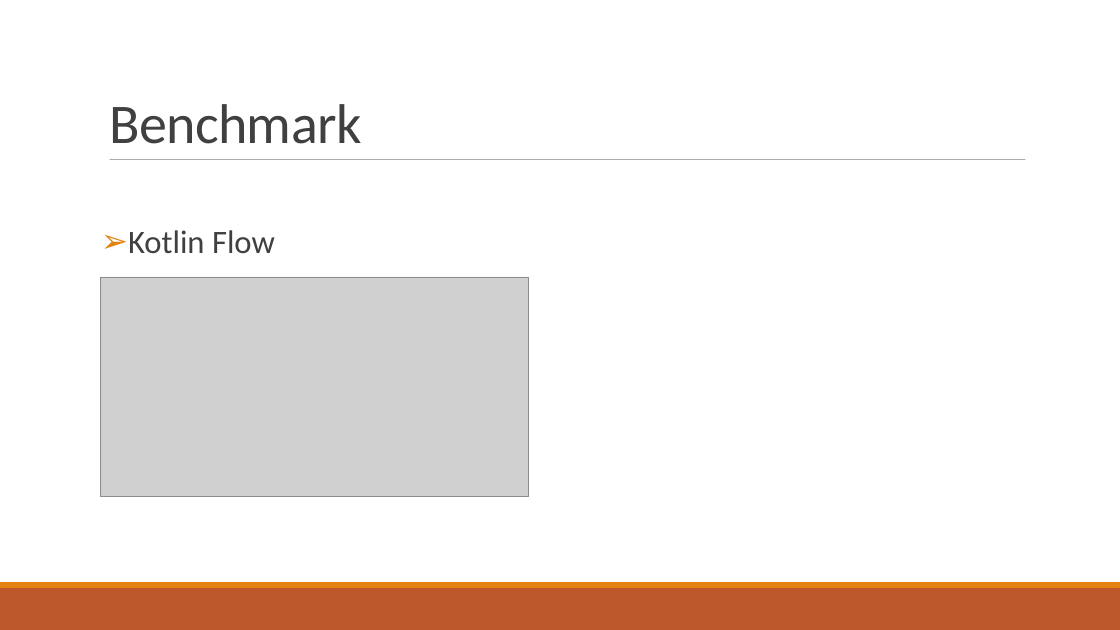
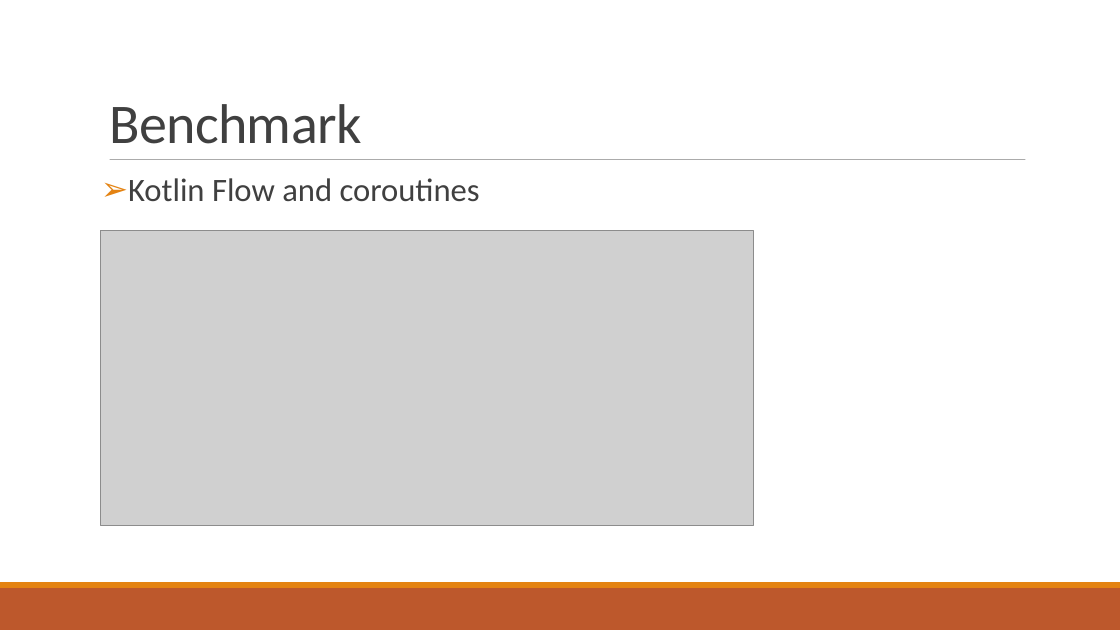
Before and after one commit to isel-sw-projects/2021-asyncio-pipelines, a slide deck: slide 9 of From asynchronous IO to reactive stream pipelines.ppt.odp (slide 8 before the commit). Drawn at 1120x630 pixels with LibreOffice and Linux fonts; fonts in the diff are those of the drawing; grey boxes stand for pictures. Boxes give left, top, right and bottom in pixels: in the first picture for what was removed or moved away, otherwise in the second. Text is boxed around its words. In the diff, an @@ line names an element or a change of style, - is before the commit and + after.

```diff
--- a/From asynchronous IO to reactive stream pipelines.ppt.odp
+++ b/From asynchronous IO to reactive stream pipelines.ppt.odp
@@ text at [128,178,480,202]: text changed @@
-➢ Kotlin Flow
+➢ Kotlin Flow and coroutines
@@ picture: place and size @@
-picture at [101,277,528,497]
+picture at [101,231,754,526]
```
Also in this commit, not shown: 7 other slides changed, 3 slides added, 1 slide removed, 1 other file.
